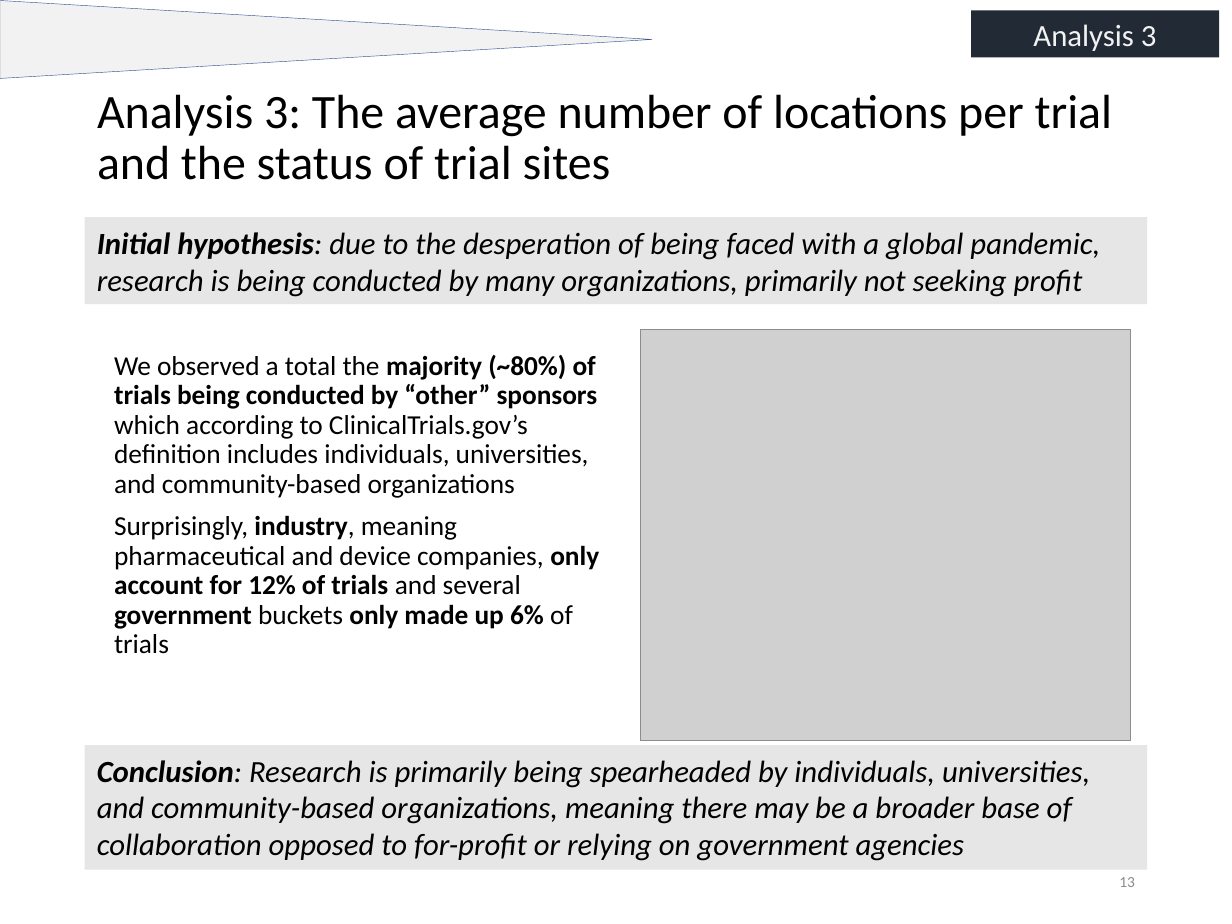
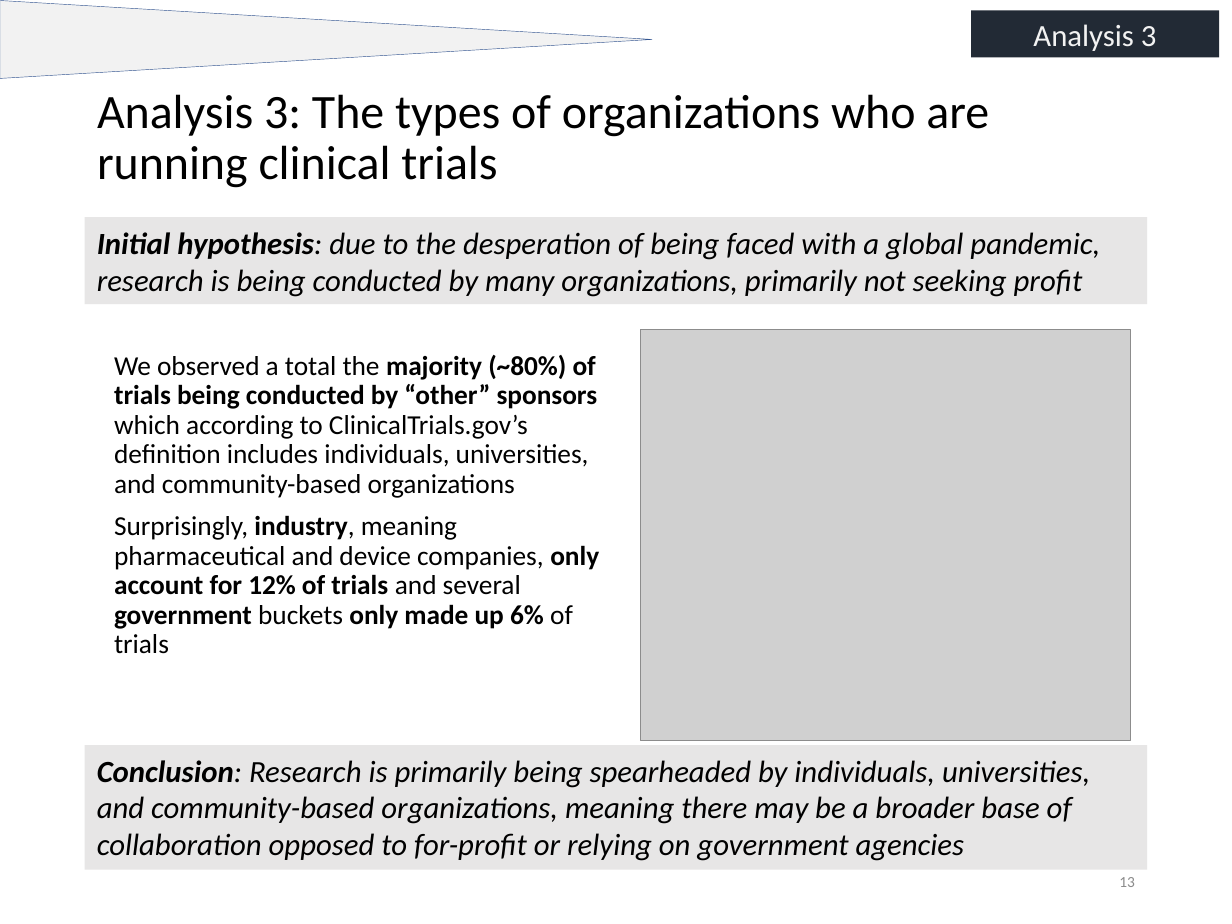
Before and after one commit to nick-nasse/pyd-pyper, a slide deck: slide 13 of 200729 Clinical Trials Analysis_v2.pptx. Drawn at 1232x924 pixels with LibreOffice and Linux fonts; fonts in the diff are those of the drawing; grey boxes stand for pictures. Boxes give left, top, right and bottom in pixels: in the first picture for what was removed or moved away, otherwise in the second. Text is boxed around its words. In the diff, an @@ line names an element or a change of style, - is before the commit and + after.

```diff
--- a/200729 Clinical Trials Analysis_v2.pptx
+++ b/200729 Clinical Trials Analysis_v2.pptx
@@ title at (97, 94, 989, 188): text changed @@
-Analysis 3: The average number of locations per trial and the status of trial sites
+Analysis 3: The types of organizations who are running clinical trials
```
Also in this commit, not shown: 11 other slides changed, 1 slide added.
